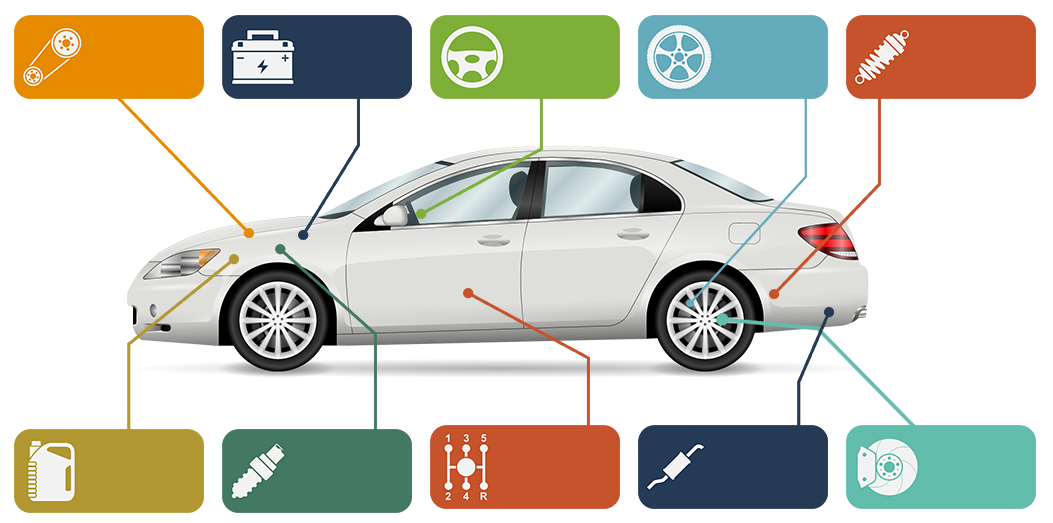
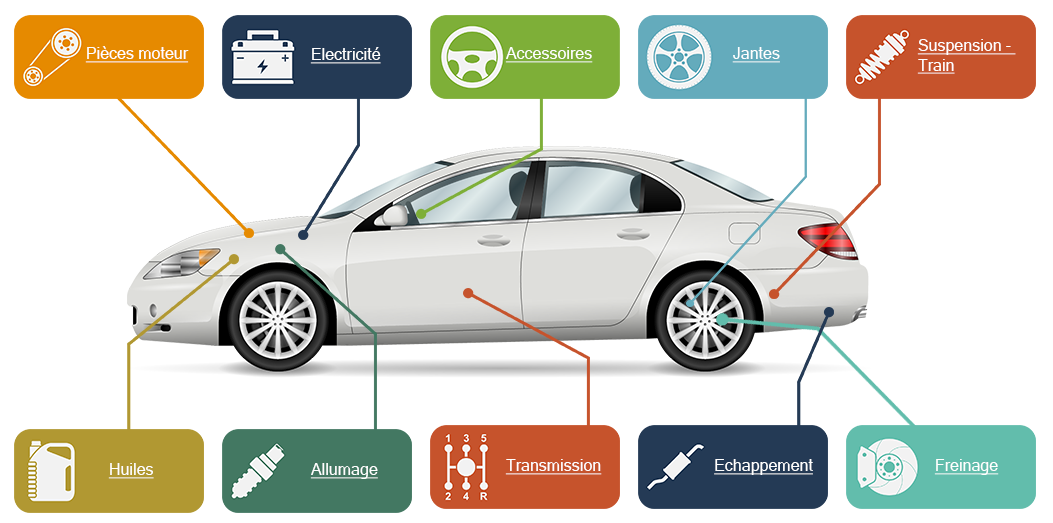
The second 1053px x 523px image is a revision of the first. Changes to its layers:
added layer "Pièces moteur" in group "Groupe 2" over (85, 46, 189, 63)
added layer "Accessoires" in group "Groupe 2" over (505, 47, 593, 63)
added layer "Transmission" in group "Groupe 2" over (505, 459, 602, 475)
added layer "Electricité" in group "Groupe 2" over (310, 47, 381, 64)
added layer "Allumage" in group "Groupe 2" over (310, 463, 378, 479)
added layer "Huiles" in group "Groupe 2" over (108, 463, 154, 479)
added layer "Freinage" in group "Groupe 2" over (934, 459, 999, 475)
added layer "Suspension - Train" in group "Groupe 2" over (917, 39, 1016, 74)
added layer "Jantes" in group "Groupe 2" over (732, 47, 780, 63)
added layer "Echappement" in group "Groupe 2" over (714, 459, 813, 475)
